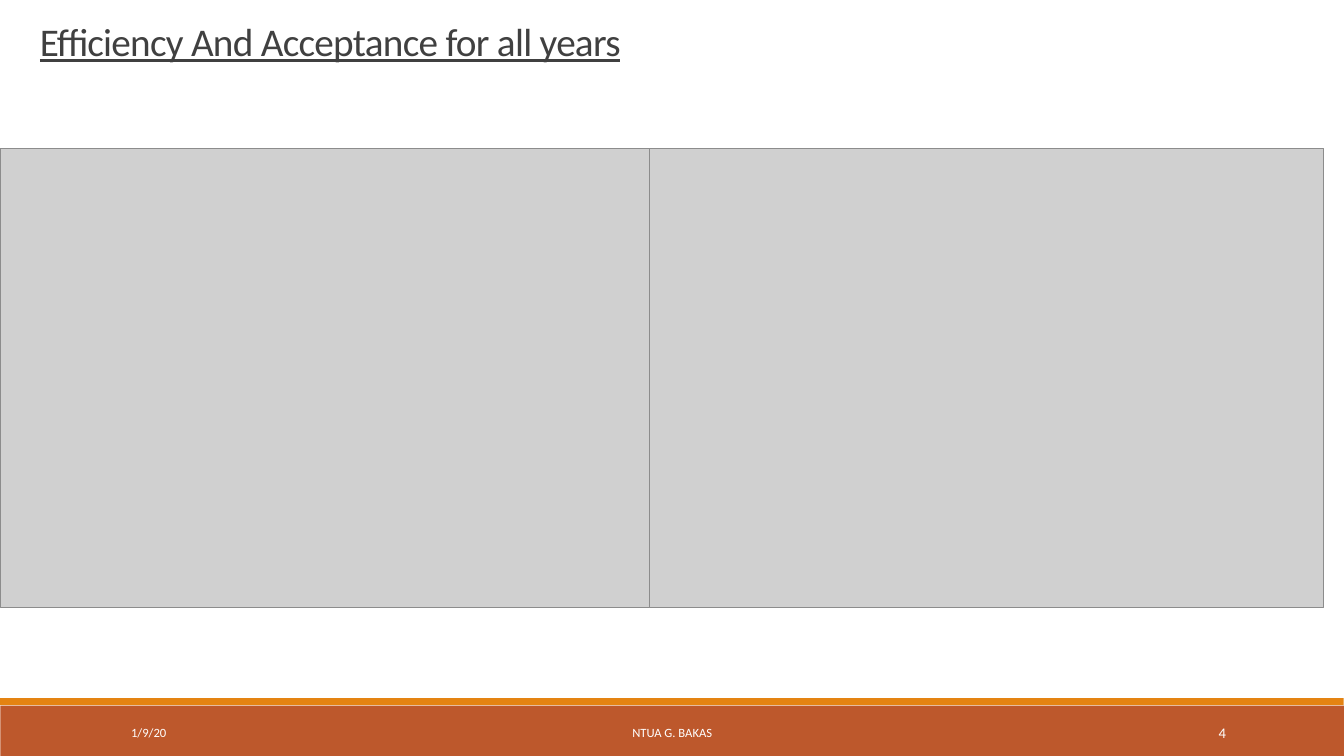
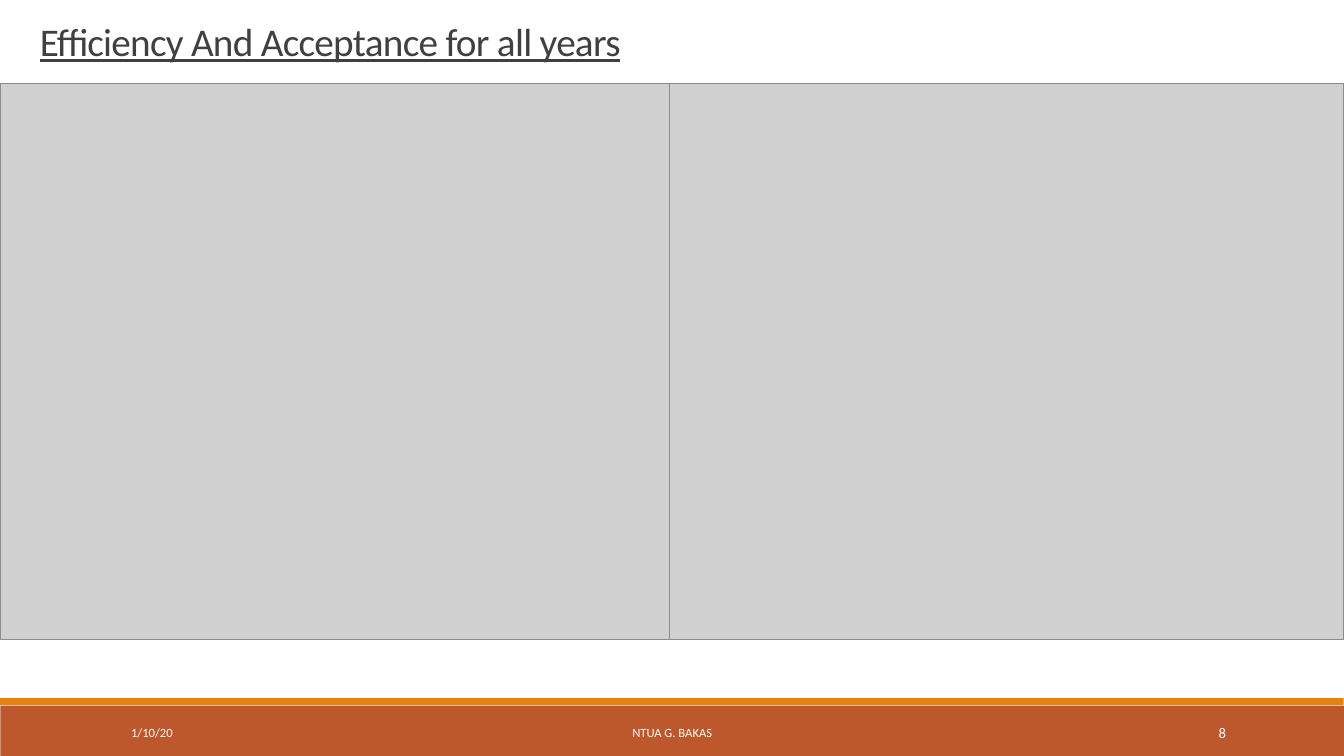
Before and after one commit to georgebakas/HEP-NTUA, a slide deck: slide 8 of Weekly Meetings/HEP_Weekly_10January2020.pptx (slide 4 before the commit). Drawn at 1344x756 pixels with LibreOffice and Linux fonts; fonts in the diff are those of the drawing; grey boxes stand for pictures; background and template pictures are left out. Boxes give left, top, right and bottom in pixels: in the first picture for what was removed or moved away, otherwise in the second. Text is boxed around its words. In the diff, an @@ line names an element or a change of style, - is before the commit and + after.

```diff
--- a/Weekly Meetings/HEP_Weekly_10January2020.pptx
+++ b/Weekly Meetings/HEP_Weekly_10January2020.pptx
@@ picture: place and size @@
-picture at box(1, 148, 675, 607)
+picture at box(0, 84, 675, 639)
@@ picture: place and size @@
-picture at box(650, 148, 1324, 607)
+picture at box(669, 84, 1344, 639)
@@ text at box(131, 728, 173, 738): text changed @@
-1/9/20
+1/10/20
@@ page number at box(1219, 728, 1226, 738): text changed @@
-4
+8
```
Also in this commit, not shown: 3 other slides changed, 6 slides added, 23 other files.
